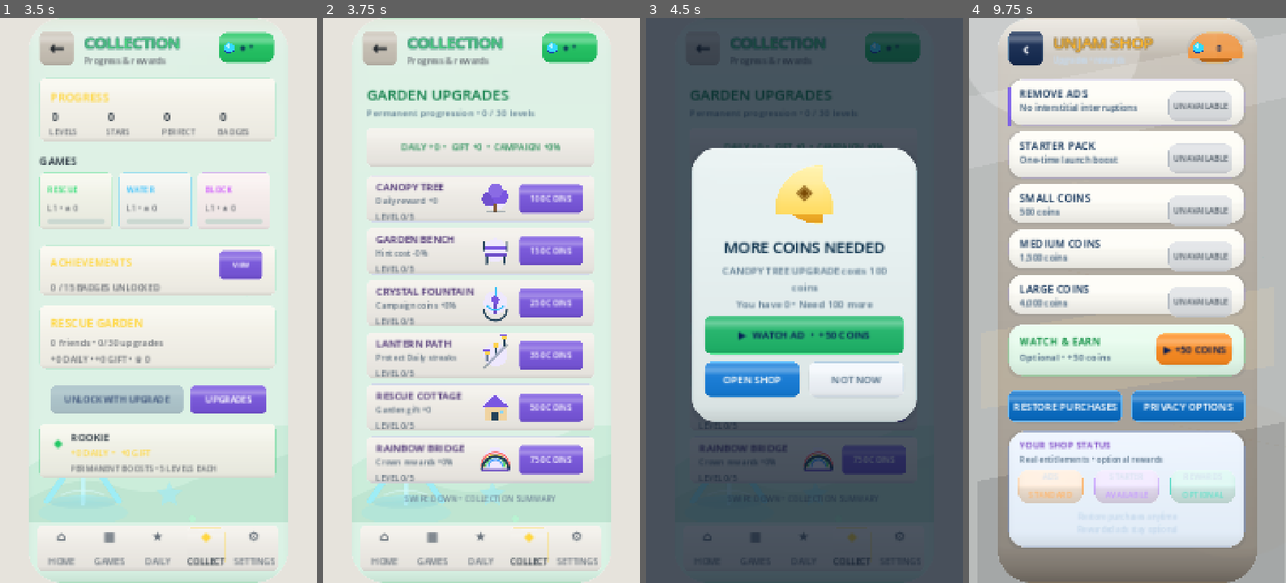
Above: before the commit, frames 1-4 (left to right).
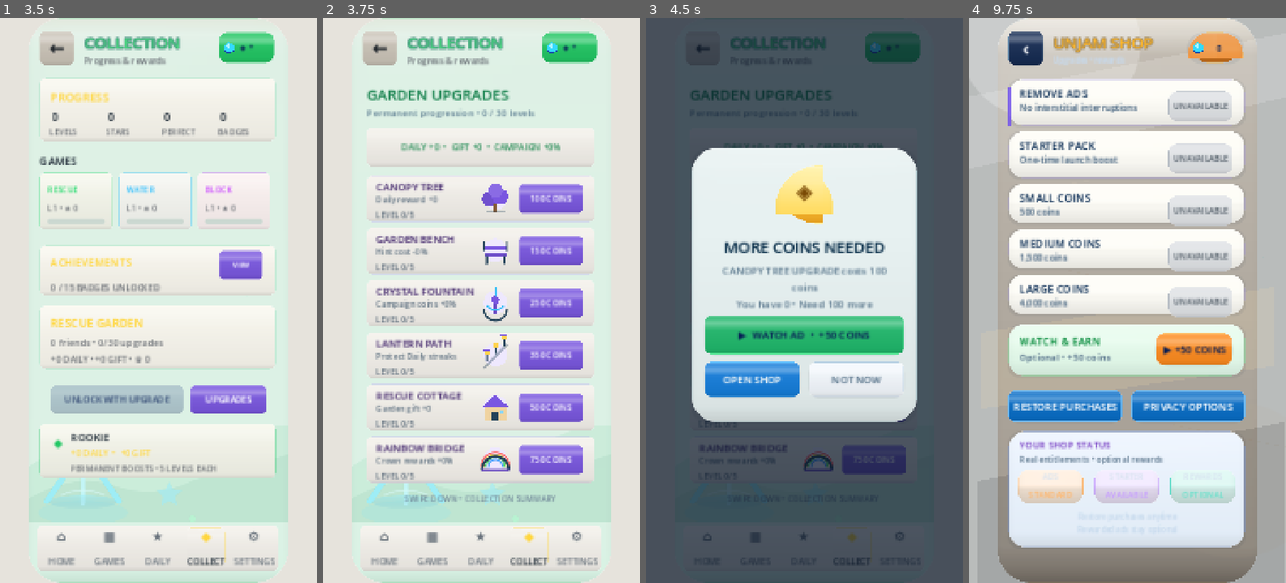
Above: after the commit, the same moments.

Repository: eghosa001/unjam
Game: Godot game, scene res://scenes/Boot.tscn
Two runs of this game, one before a commit and one after it. Both use one fixed random seed, a clock stepped at 60 frames per second and the inputs below.
Inputs (mouse positions are in pixels of both pictures, inside the frame that each line leads up to):
- Up to frame 1 (3.5 s): tap Enter at 0.5 s; move the mouse to (228, 272) at 0.52 s; click (228, 272) at 0.67 s; tap Space at 1.25 s; drag from (95, 328) to (142, 413) at 1.27 s; click "PLAY DAILY" at 2 s; click (206, 549) at 2.75 s
- Up to frame 2 (3.75 s): click "UPGRADES" at 3.5 s
- Up to frame 3 (4.5 s): click "100 COINS" at 4.25 s
- Up to frame 4 (9.75 s): click "150 COINS" at 5 s; click "250 COINS" at 5.75 s; click "350 COINS" at 6.5 s; click "500 COINS" at 7.25 s; click "750 COINS" at 8 s; click "▶ WATCH AD • +50 COINS" at 8.75 s; click "OPEN SHOP" at 9.5 s

Frame 1 is identical in both runs. In frame 2, 1.3% of the frame differs, in the area x 16-42%, y 31-82%; in frame 3, less than 0.1%; in frame 4, nothing differs.

Commit message:
Improve upgrade-card three-line vertical breathing room

Diff:
--- a/scripts/ui/premium_main_casual.gd
+++ b/scripts/ui/premium_main_casual.gd
@@ -1714,7 +1714,7 @@
 		upgrade_title.custom_minimum_size = Vector2.ZERO
 		_fit_single_line_control_text(upgrade_title, 150.0, 15, 12)
 		var effect_full := EconomyManager.collection_effect_text(id,level)
-		var effect_text := _figma_text(canvas,effect_full,Rect2(37,y+29,154,20),12,Color("#d9e2f0") if _dark() else Color("#526678"))
+		var effect_text := _figma_text(canvas,effect_full,Rect2(37,y+28,154,18),12,Color("#d9e2f0") if _dark() else Color("#526678"))
 		effect_text.name = "CollectionUpgradeEffect/%s" % id
 		effect_text.tooltip_text = effect_full
 		effect_text.accessibility_name = effect_full
@@ -1730,7 +1730,7 @@
 		var state_text_color := Color("#4d7a59") if maxed else Color.WHITE
 		var state := _figma_button(canvas, "CollectionUpgrade/%s" % id, state_text, Rect2(251,y+13,96,44), pill_fill, Callable(), state_text_color, 12, 12)
 		state.accessibility_name = "%s, level %d of %d. %s" % [display_name,level,EconomyManager.COLLECTION_MAX_LEVEL,state_text]
-		var level_badge := _figma_text(canvas,"LEVEL %d/%d" % [level,EconomyManager.COLLECTION_MAX_LEVEL],Rect2(37,y+51,156,17),12,Color("#f6d481") if _dark() else Color("#536474"),false)
+		var level_badge := _figma_text(canvas,"LEVEL %d/%d" % [level,EconomyManager.COLLECTION_MAX_LEVEL],Rect2(37,y+48,156,18),12,Color("#f6d481") if _dark() else Color("#536474"),false)
 		level_badge.name = "CollectionUpgradeLevel/%s" % id
 		level_badge.horizontal_alignment = HORIZONTAL_ALIGNMENT_LEFT
 		state.disabled = maxed
